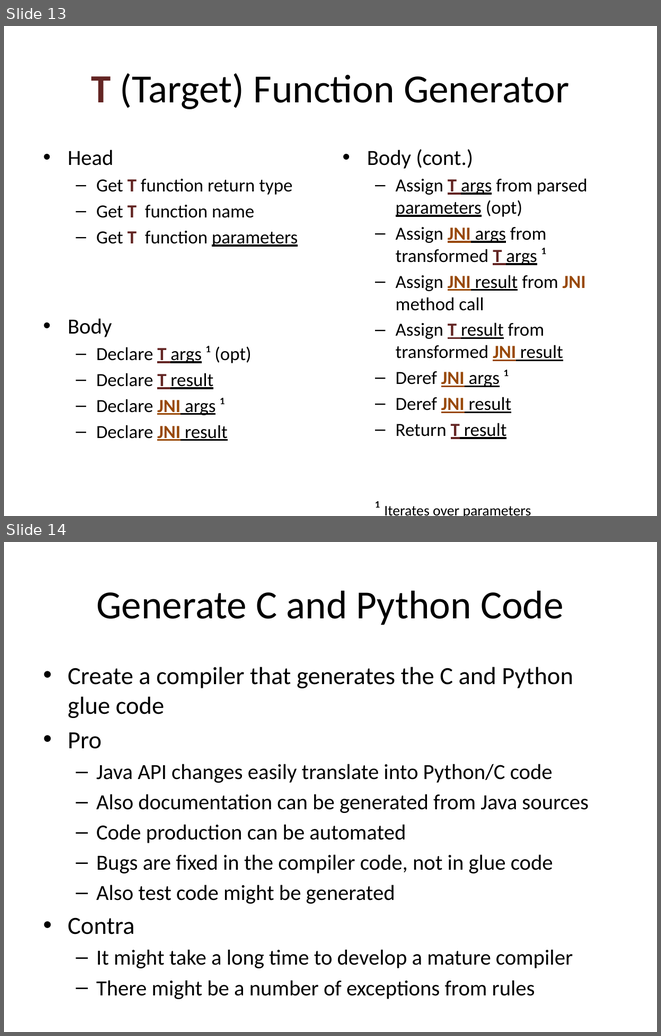
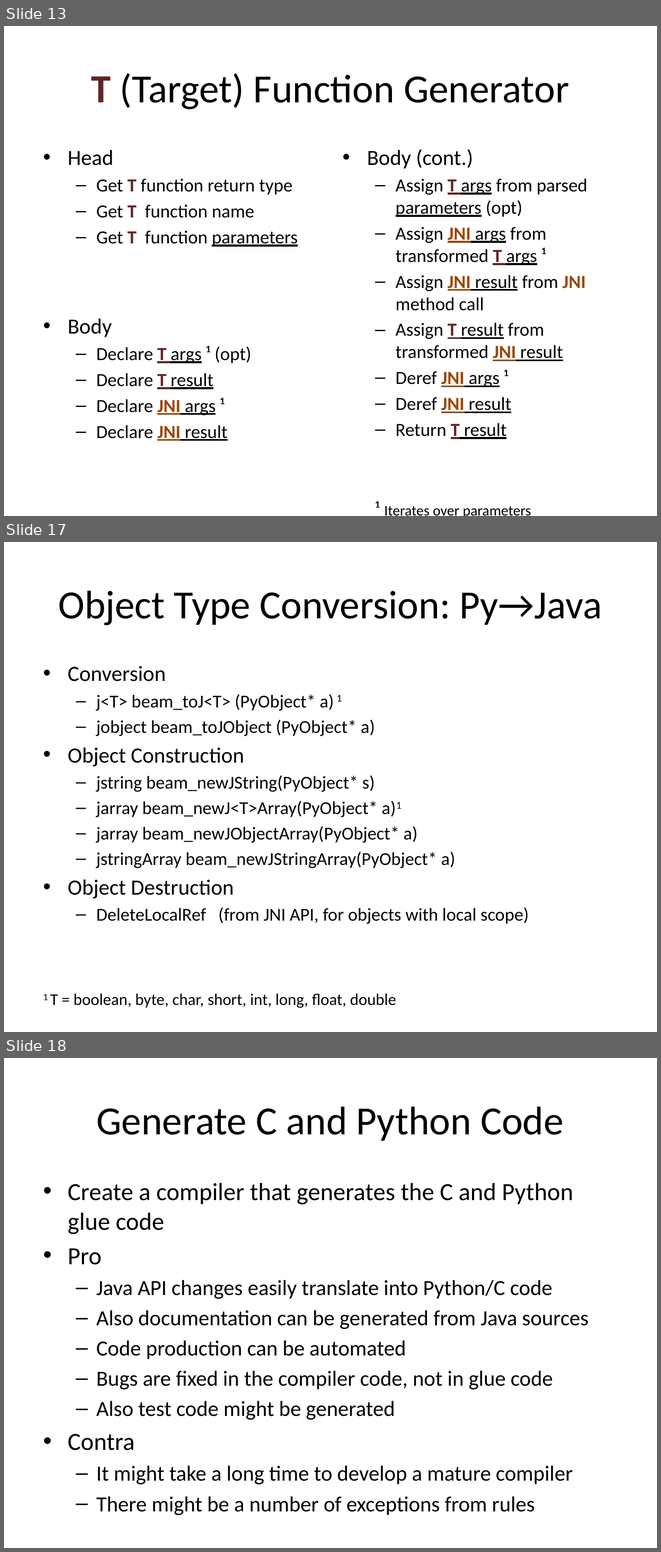
Before and after one commit to bcdev/beam-extapi, a slide deck: docs/beam-extapi.pptx. Shown one above the other, each under a label of ours: slides 13 and 14 before the commit, slides 13, 17 and 18 after it; the slides between them are not shown. The pictures are 661x1036 and 661x1552 pixels, drawn with LibreOffice and Linux fonts; fonts in the diff are those of the drawing. Boxes give left, top, right and bottom in pixels: in the first picture for what was removed or moved away, otherwise in the second. Text is boxed around its words. In the diff, an @@ line names an element or a change of style, - is before the commit and + after.

Commit message:
updated with overview of conversion functions

```diff
--- a/docs/beam-extapi.pptx
+++ b/docs/beam-extapi.pptx
@@ slide 17 added at [4, 542, 657, 1032], background #FFFFFF @@
@@ title added at [58, 590, 602, 625], 44 pt, text #000000 @@
+Object Type Conversion: Py→Java
@@ text added at [43, 665, 529, 1008], 20 pt, text #000000 @@
+• Conversion
+  – j<T> beam_toJ<T> (PyObject* a) 1
+  – jobject beam_toJObject (PyObject* a)
+• Object Construction
+  – jstring beam_newJString(PyObject* s)
+  – jarray beam_newJ<T>Array(PyObject* a)1
+  – jarray beam_newJObjectArray(PyObject* a)
+  – jstringArray beam_newJStringArray(PyObject* a)
+• Object Destruction
+  – DeleteLocalRef (from JNI API, for objects with local scope)
+1 T = boolean, byte, char, short, int, long, float, double
@@ what was slide 14 is now slide 18 @@
```
Also in this commit, not shown: 1 slide changed, 3 other slides added.
